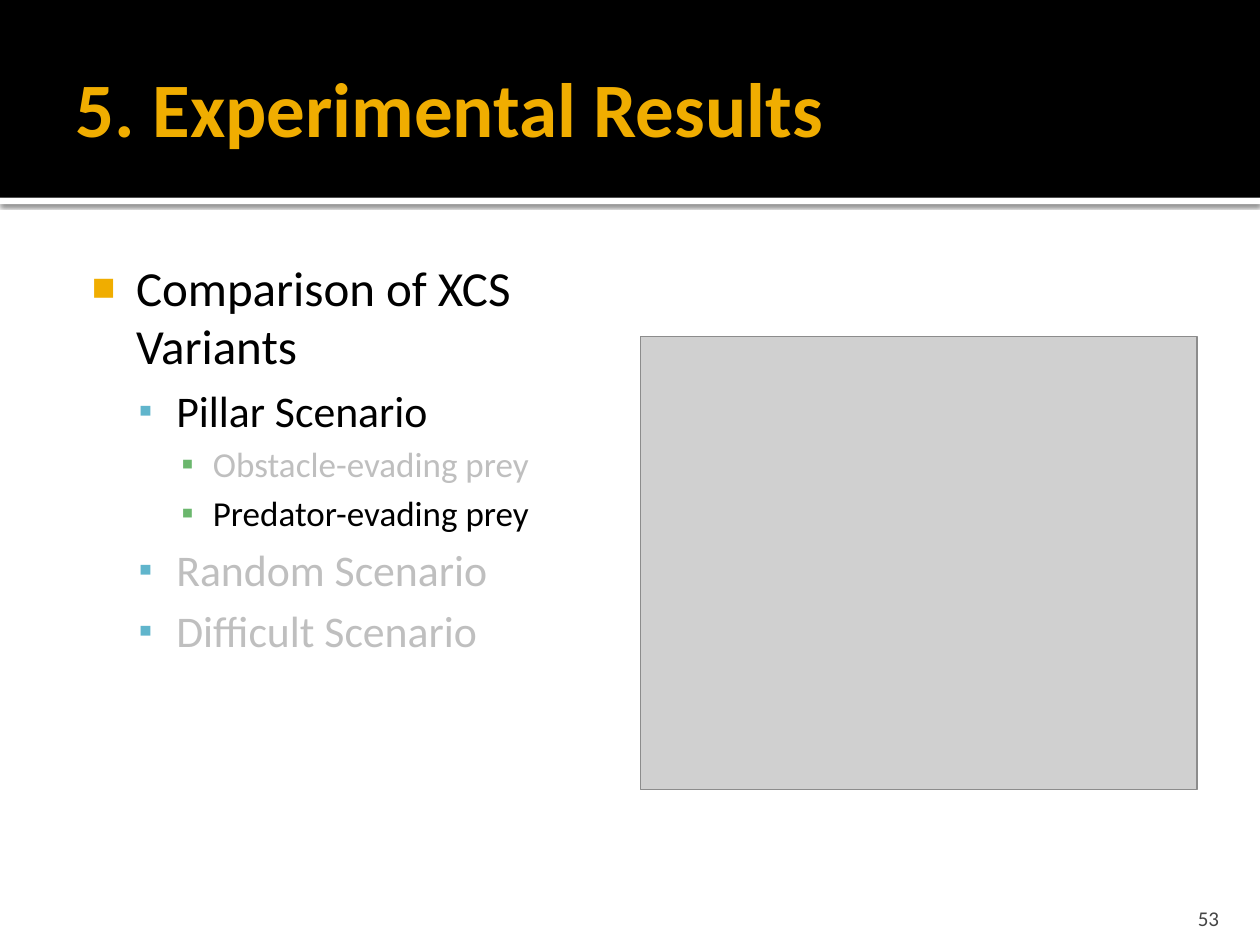
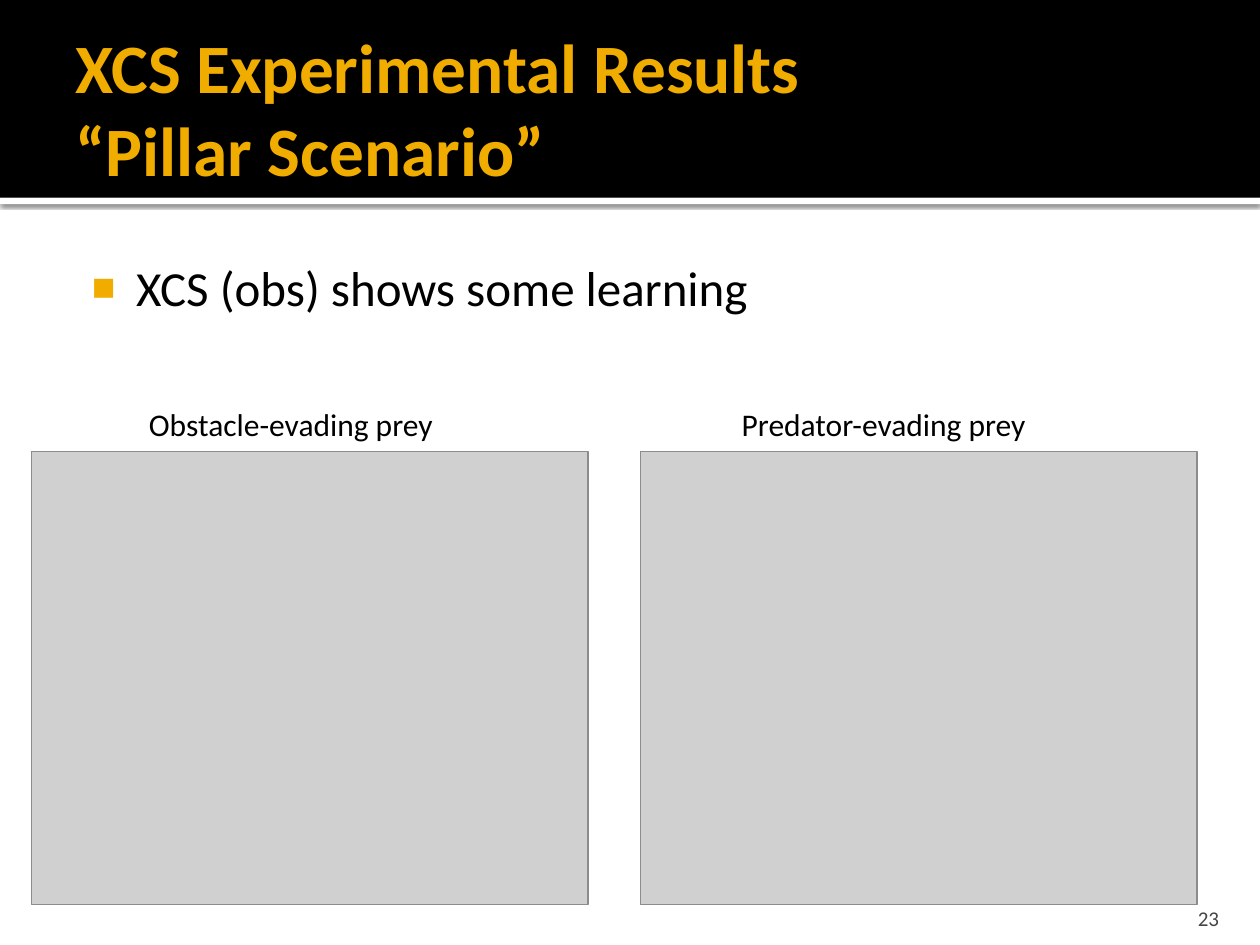
Before and after one commit to ClemensLode/GECCO-XCS-paper, a slide deck: slide 23 of Presentation/Adaption of XCS to Multi-Learner Predator.pptx (slide 53 before the commit). Drawn at 1260x945 pixels with LibreOffice and Linux fonts; fonts in the diff are those of the drawing; grey boxes stand for pictures. Boxes give left, top, right and bottom in pixels: in the first picture for what was removed or moved away, otherwise in the second. Text is boxed around its words. In the diff, an @@ line names an element or a change of style, - is before the commit and + after.

```diff
--- a/Presentation/Adaption of XCS to Multi-Learner Predator.pptx
+++ b/Presentation/Adaption of XCS to Multi-Learner Predator.pptx
@@ title at (76, 44, 799, 177): text changed; size 44 to 39.6 pt @@
-5. Experimental Results
+XCS Experimental Results
+“Pillar Scenario”
@@ text removed at (136, 272, 529, 647) @@
-■ Comparison of XCS Variants
-  ▪ Pillar Scenario
-    ▪ Obstacle-evading prey
-    ▪ Predator-evading prey
-  ▪ Random Scenario
-  ▪ Difficult Scenario
@@ text added at (136, 270, 748, 315), 28 pt, text #000000 @@
+■ XCS (obs) shows some learning
@@ text added at (149, 414, 433, 442), 18 pt, text #000000 @@
+Obstacle-evading prey
@@ text added at (742, 414, 1026, 442), 18 pt, text #000000 @@
+Predator-evading prey
@@ picture added at (32, 451, 588, 905) @@
@@ picture: place and size @@
-picture at (640, 336, 1197, 790)
+picture at (640, 451, 1197, 905)
@@ page number at (1198, 912, 1219, 926): text changed @@
-53
+23
```
Also in this commit, not shown: 18 other slides changed, 7 slides added, 34 slides removed, 1 other file.
